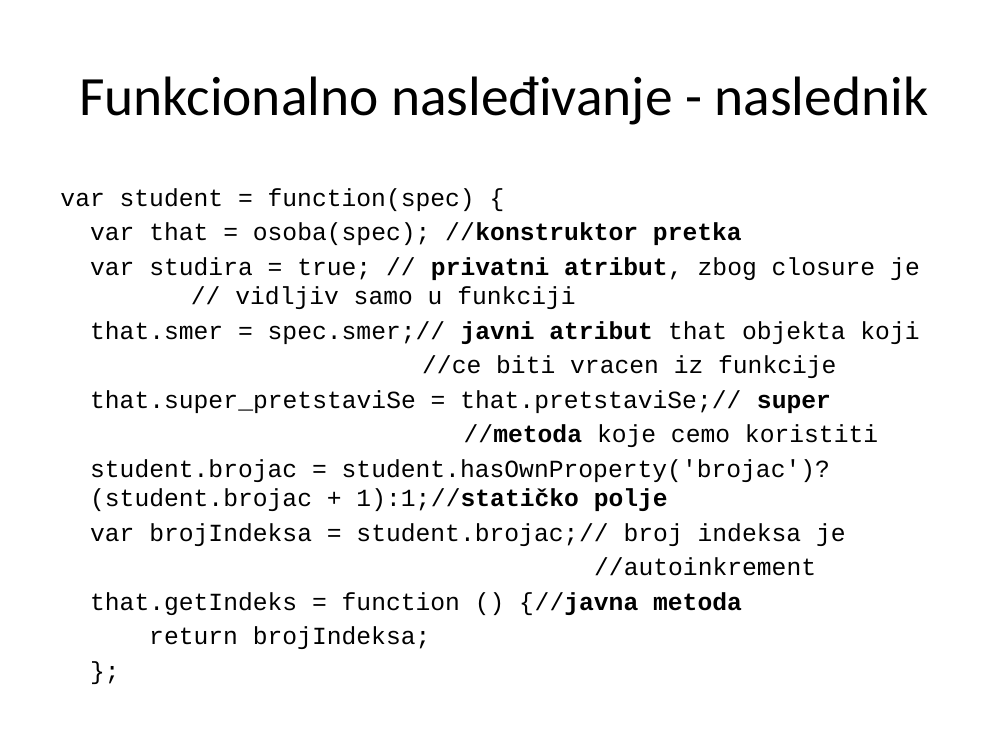
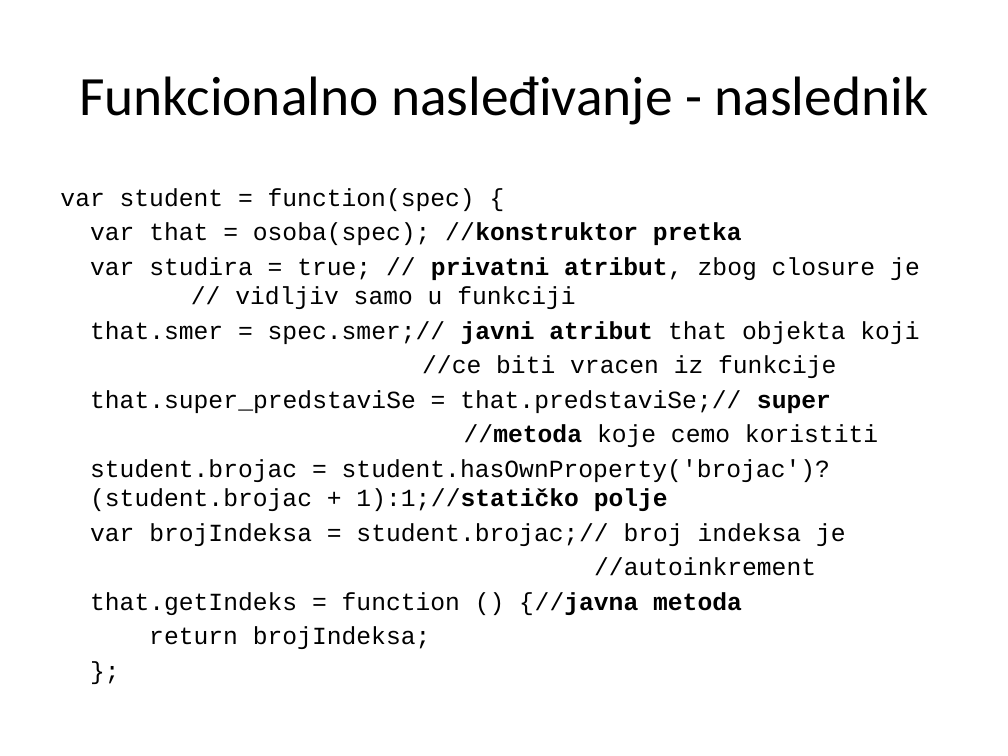
Before and after one commit to Cobrijani/2016, a slide deck: slide 24 of JavaScript/03_Nasledjivanje/JavaScript_03_Nasledjivanje.pptx. Drawn at 1008x756 pixels with LibreOffice and Linux fonts; fonts in the diff are those of the drawing. Boxes give left, top, right and bottom in pixels: in the first picture for what was removed or moved away, otherwise in the second. Text is boxed around its words. In the diff, an @@ line names an element or a change of style, - is before the commit and + after.

```diff
--- a/JavaScript/03_Nasledjivanje/JavaScript_03_Nasledjivanje.pptx
+++ b/JavaScript/03_Nasledjivanje/JavaScript_03_Nasledjivanje.pptx
@@ text at (90,390,831,413): text changed @@
-that.super_pretstaviSe = that.pretstaviSe;// super
+that.super_predstaviSe = that.predstaviSe;// super
```
Also in this commit, not shown: 7 other slides changed, 4 other files.
